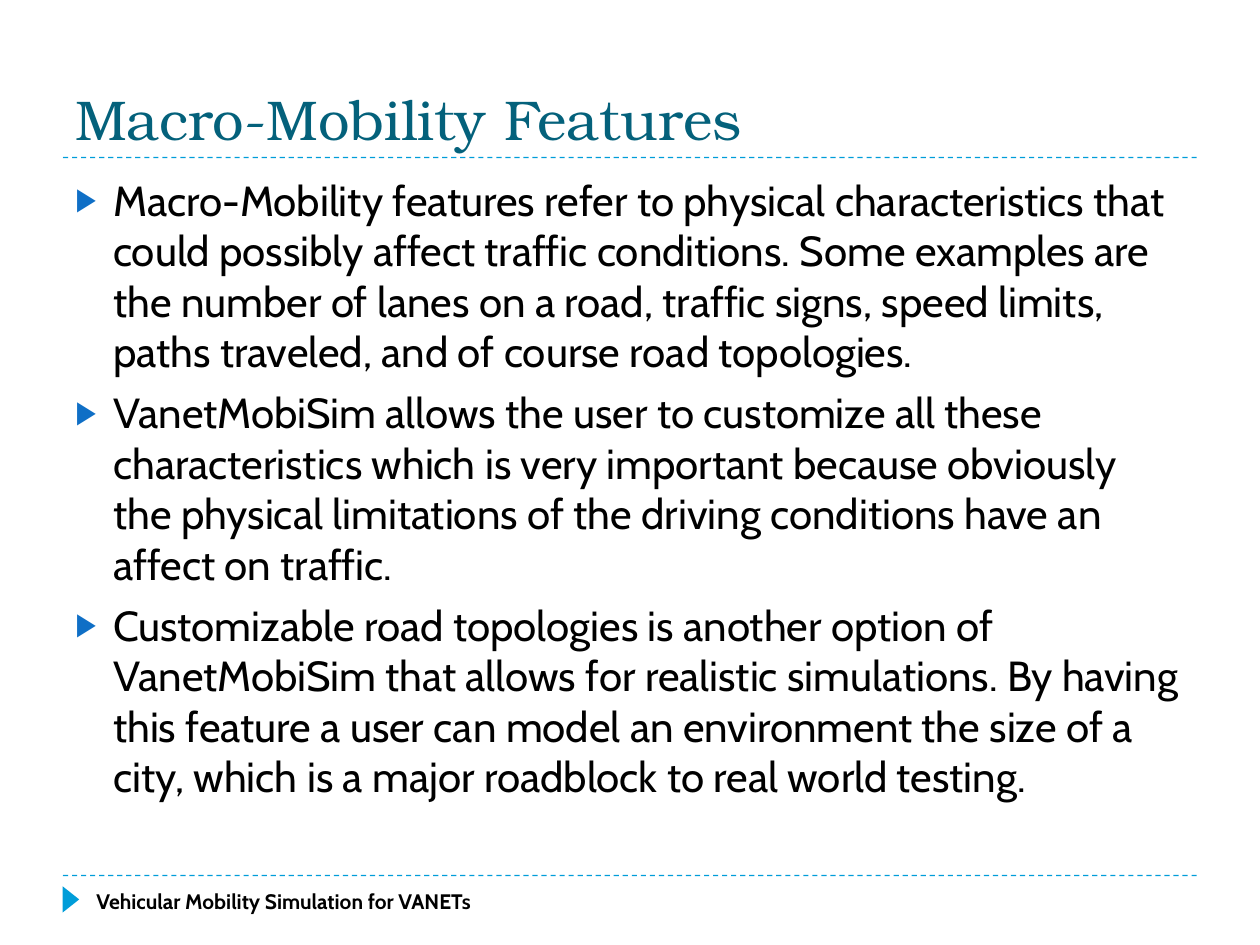
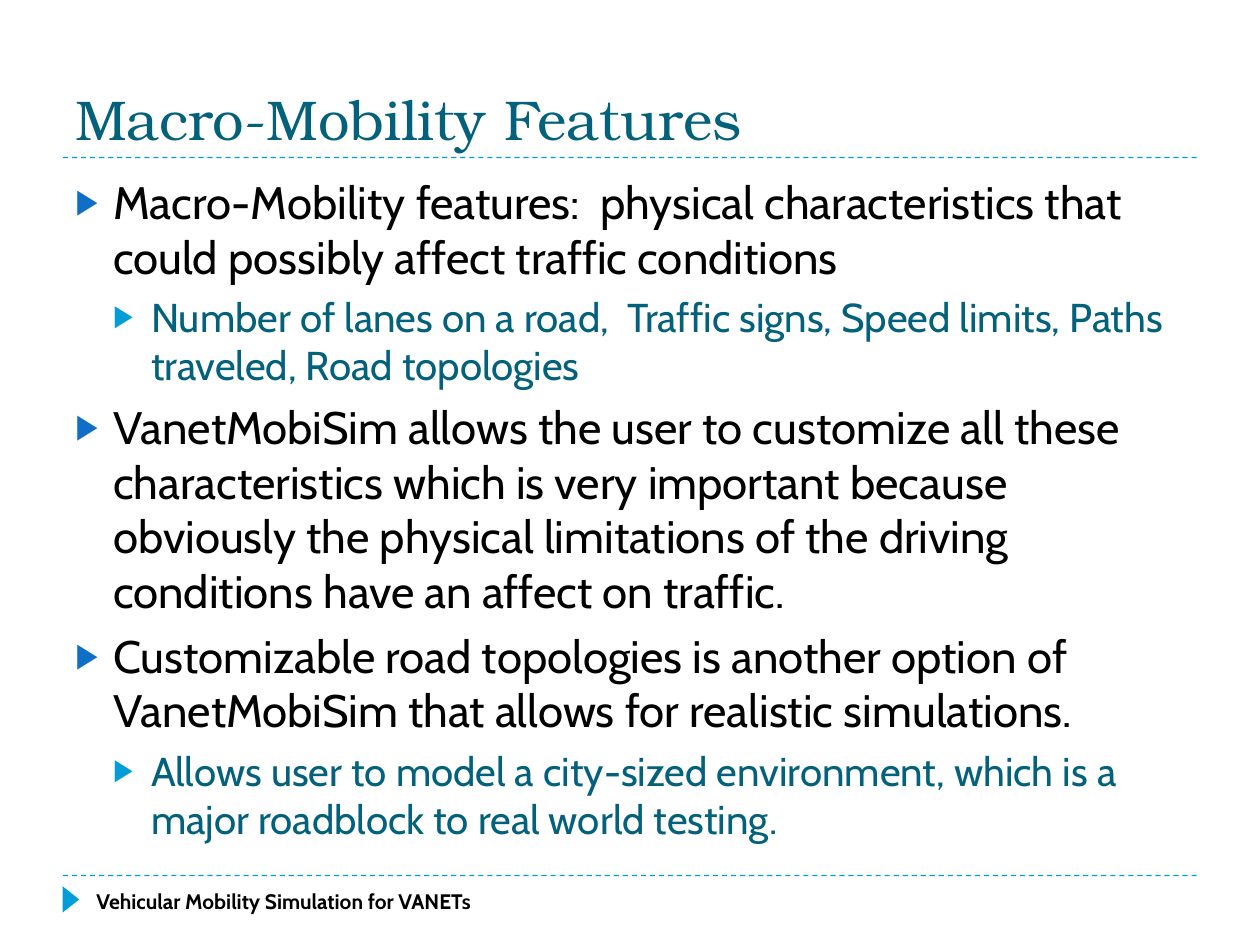
Before and after one commit to f33losopher/EEMaster_VANET, a slide deck: slide 24 of VANET_Felix.pptx. Drawn at 1260x945 pixels with LibreOffice and Linux fonts; fonts in the diff are those of the drawing. Boxes give left, top, right and bottom in pixels: in the first picture for what was removed or moved away, otherwise in the second. Text is boxed around its words. In the diff, an @@ line names an element or a change of style, - is before the commit and + after.

```diff
--- a/VANET_Felix.pptx
+++ b/VANET_Felix.pptx
@@ text at (x1=113, y1=185, x2=1163, y2=390): text changed; size 24.1 to 26 pt @@
-▶ Macro-Mobility features refer to physical characteristics that could possibly affect traffic conditions. Some examples are the number of lanes on a road, traffic signs, speed limits, paths traveled, and of course road topologies.
+▶ Macro-Mobility features: physical characteristics that could possibly affect traffic conditions
+  ▶ Number of lanes on a road, Traffic signs, Speed limits, Paths traveled, Road topologies
@@ text at (x1=113, y1=410, x2=1119, y2=609): size 24.1 to 26 pt in "VanetMobiSim allows the user to customize all ..." @@
@@ text at (x1=113, y1=639, x2=1116, y2=843): text changed; size 24.1 to 26 pt @@
-▶ Customizable road topologies is another option of VanetMobiSim that allows for realistic simulations. By having this feature a user can model an environment the size of a city, which is a major roadblock to real world testing.
+▶ Customizable road topologies is another option of VanetMobiSim that allows for realistic simulations.
+  ▶ Allows user to model a city-sized environment, which is a major roadblock to real world testing.
```
Also in this commit, not shown: 51 other slides changed, 3 slides removed, 1 other file.
